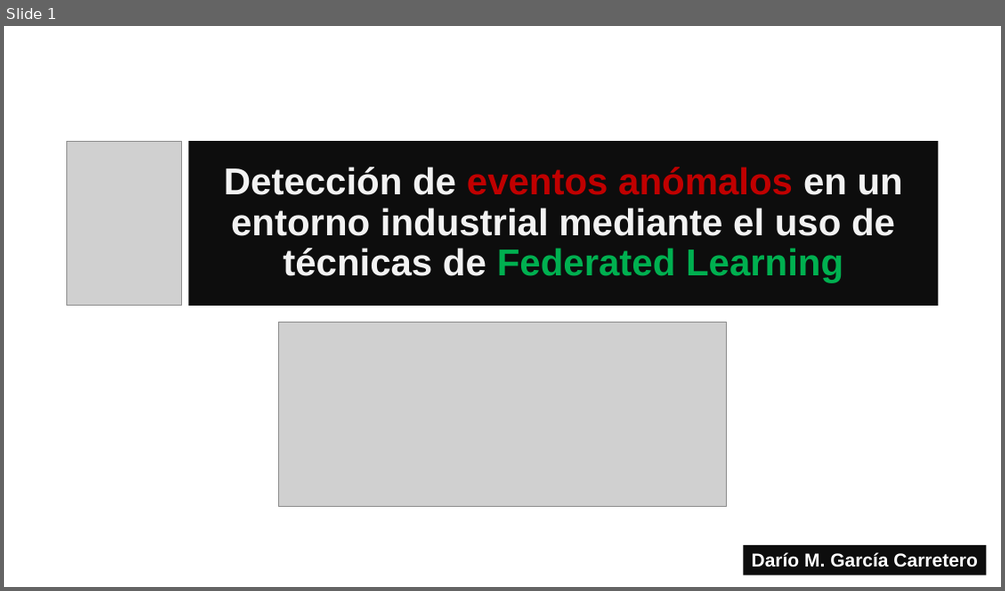
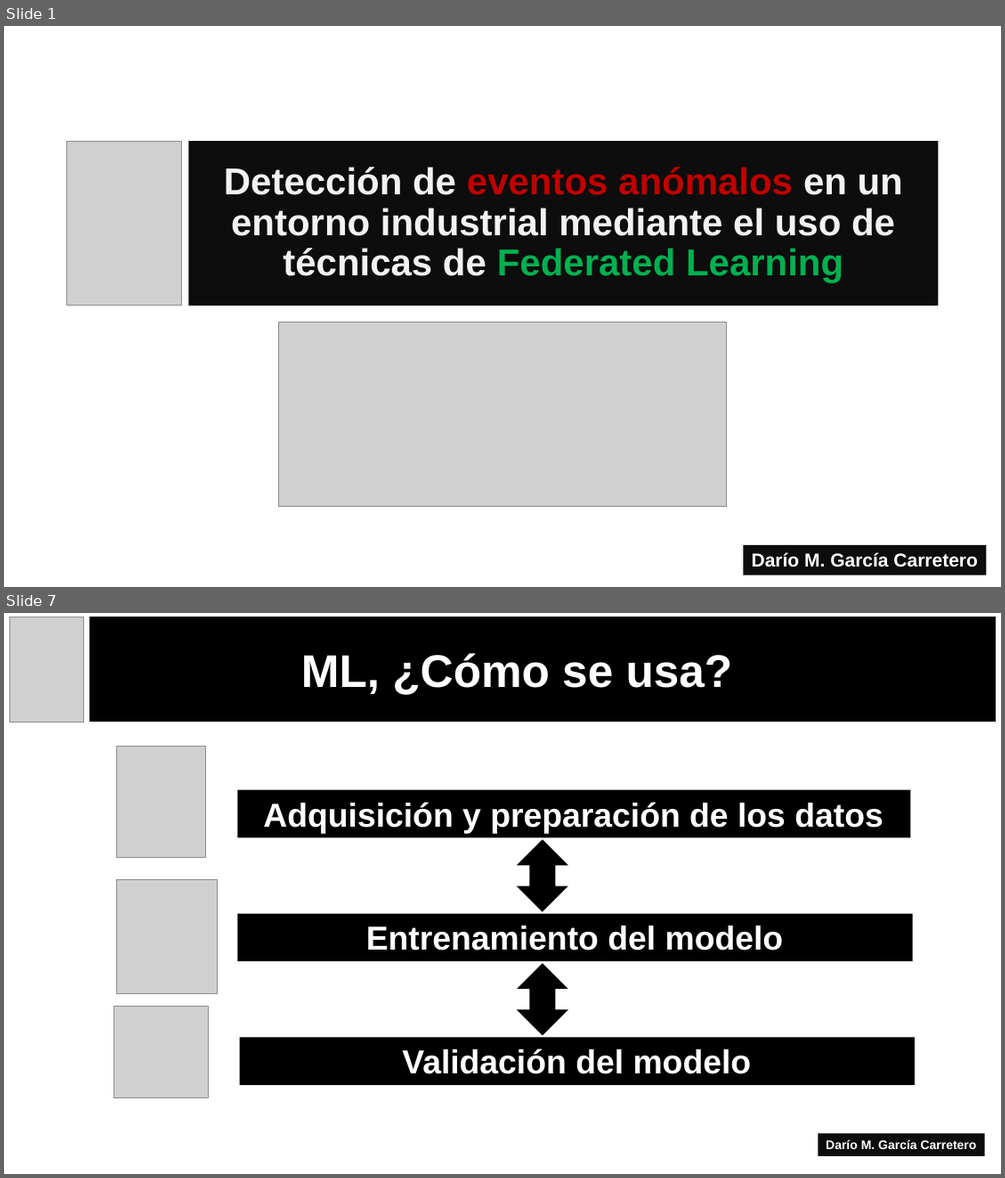
Before and after one commit to Borogum/masterdatacience, a slide deck: doc/TFM.pptx. Shown one above the other, each under a label of ours: slide 1 before the commit, slides 1 and 7 after it; the slides between them are not shown. The pictures are 1005x591 and 1005x1178 pixels, drawn with LibreOffice and Linux fonts; fonts in the diff are those of the drawing; grey boxes stand for pictures. Boxes give left, top, right and bottom in pixels: in the first picture for what was removed or moved away, otherwise in the second. Text is boxed around its words. In the diff, an @@ line names an element or a change of style, - is before the commit and + after.

```diff
--- a/doc/TFM.pptx
+++ b/doc/TFM.pptx
@@ slide 7 added at (4,613,1001,1174), background #FFFFFF @@
@@ picture added at (10,617,83,722) @@
@@ rectangle added at (90,617,995,721), fill #000000, outline #000000 1 pt @@
@@ text added at (301,653,733,695), 44 pt, text #FFFFFF, bold @@
+ML, ¿Cómo se usa?
@@ picture added at (117,747,206,857) @@
@@ rectangle added at (237,790,910,838), fill #000000, 32 pt, text #FFFFFF, bold @@
+Adquisición y preparación de los datos
@@ up down arrow added at (517,840,568,912), fill #000000 @@
@@ picture added at (116,879,217,994) @@
@@ rectangle added at (237,914,913,962), fill #000000, 32 pt, text #FFFFFF, bold @@
+Entrenamiento del modelo
@@ up down arrow added at (517,963,568,1036), fill #000000 @@
@@ picture added at (114,1006,208,1097) @@
@@ rectangle added at (240,1037,914,1085), fill #000000, 32 pt, text #FFFFFF, bold @@
+Validación del modelo
@@ rectangle added at (818,1134,985,1156), fill #0D0D0D, 12 pt, text #FFFFFF, bold @@
+Darío M. García Carretero
```
Also in this commit, not shown: 3 slides changed, 2 other slides added.
